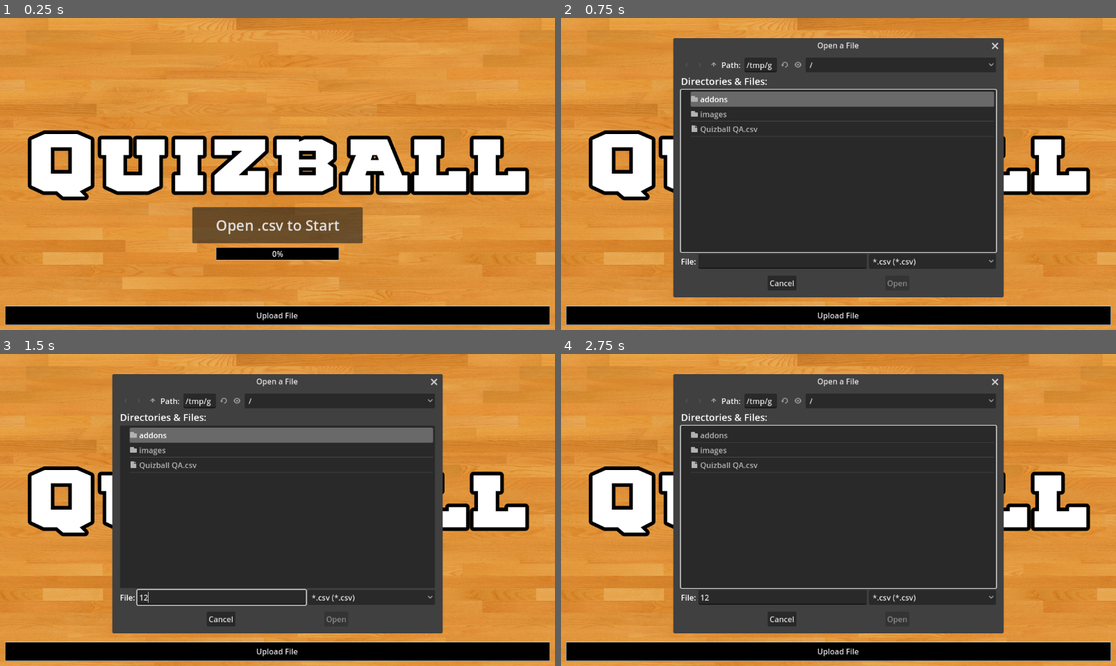
Above: before the commit, frames 1-4 (two rows, left to right).
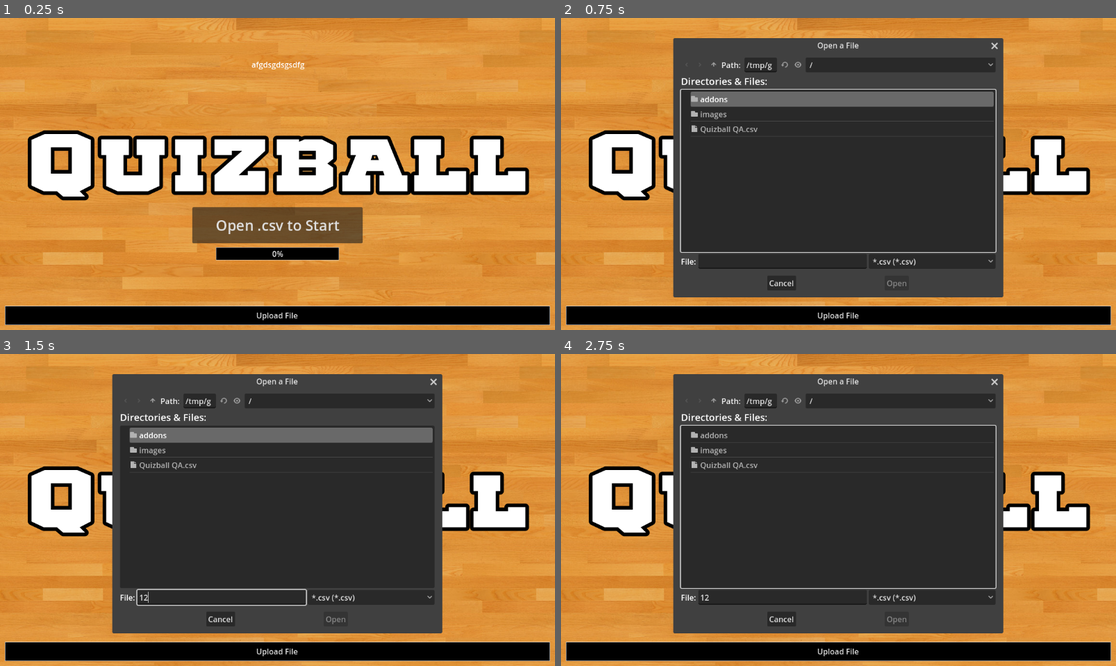
Above: after the commit, the same moments.

Repository: kaatissensei/Quizball
Game: Godot game, scene res://MainMenu.tscn
Two runs of this game, one before a commit and one after it. Both use one fixed random seed, a clock stepped at 60 frames per second and the inputs below.
Inputs (mouse positions are in pixels of both pictures, inside the frame that each line leads up to):
- Up to frame 1 (0.25 s): no input
- Up to frame 2 (0.75 s): click "Open .csv to Start" at 0.5 s
- Up to frame 3 (1.5 s): click (222, 597) at 1.27 s; type "12" at 1.35 s
- Up to frame 4 (2.75 s): click "Open .csv to Start" at 2 s

The runs differ from the first frame. In frame 1, 0.1% of the frame differs, in the area x 45-55%, y 14-17%; in frame 2, 0.5%, in the area x 37-80%, y 6-90%; in frame 3, 0.3%; in frame 4, 0.5%.

Commit message:
Add files via upload

Diff:
--- a/project/MainMenu.tscn
+++ b/project/MainMenu.tscn
@@ -181,10 +181,14 @@
 theme_override_colors/font_color = Color(0, 0.964706, 0, 1)
 text = "Success!"
 
-[node name="Base64" type="Label" parent="."]
+[node name="Base64" type="Label" parent="CanvasLayer"]
 unique_name_in_owner = true
+offset_left = 4.0
 offset_right = 1151.0
 offset_bottom = 194.0
+text = "afgdsgdsgsdfg"
+horizontal_alignment = 1
+vertical_alignment = 1
 
 [connection signal="pressed" from="CanvasLayer/Button" to="." method="_open_fileDialog"]
 [connection signal="file_selected" from="CanvasLayer/FileDialog" to="." method="_on_file_dialog_file_selected"]
